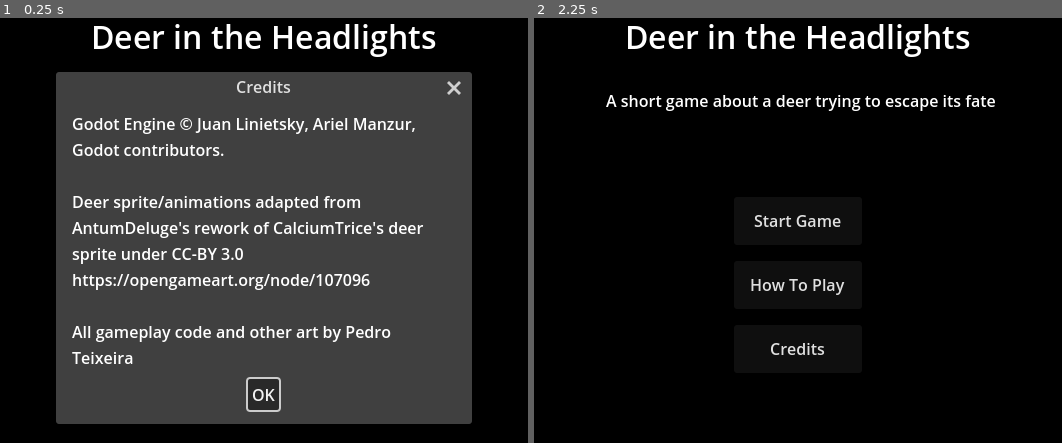
Above: before the commit, frames 1-2 (left to right).
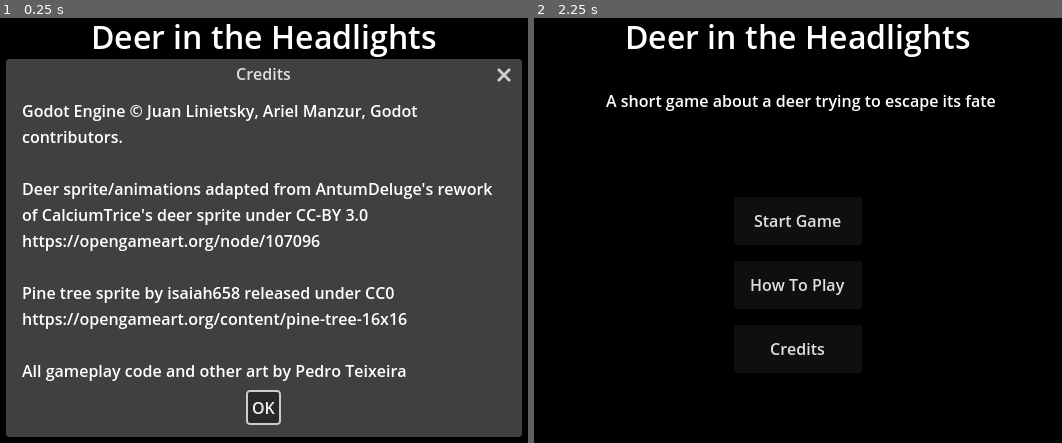
Above: after the commit, the same moments.

Repository: Pedro-T/deer-in-the-headlights
Game: Godot game, scene res://Main.tscn
The game is run twice, just before and just after one commit, with the same random seed, the same clock (stepped at 60 frames per second) and the same inputs.
Inputs:
- Up to frame 1 (0.25 s): no input
- Up to frame 2 (2.25 s): click "Start Game" at 0.5 s; click "Start Game" at 1.25 s; click "OK" at 2 s

The runs differ from the first frame. In frame 1, 33% of the frame differs, in the area x 1-99%, y 9-99%; in frame 2, nothing differs.

Commit message:
credit for tree sprite

Diff:
--- a/deer-in-the-headlights/overlay_screens/Screens.tscn
+++ b/deer-in-the-headlights/overlay_screens/Screens.tscn
@@ -98,12 +98,15 @@
 oversampling_override = 1.0
 title = "Credits"
 initial_position = 1
-size = Vector2i(400, 314)
+size = Vector2i(500, 340)
 visible = true
 dialog_text = "Godot Engine © Juan Linietsky, Ariel Manzur, Godot contributors.
 
 Deer sprite/animations adapted from AntumDeluge's rework of CalciumTrice's deer sprite under CC-BY 3.0
 https://opengameart.org/node/107096
+
+Pine tree sprite by isaiah658 released under CC0
+https://opengameart.org/content/pine-tree-16x16
 
 All gameplay code and other art by Pedro Teixeira"
 dialog_autowrap = true
